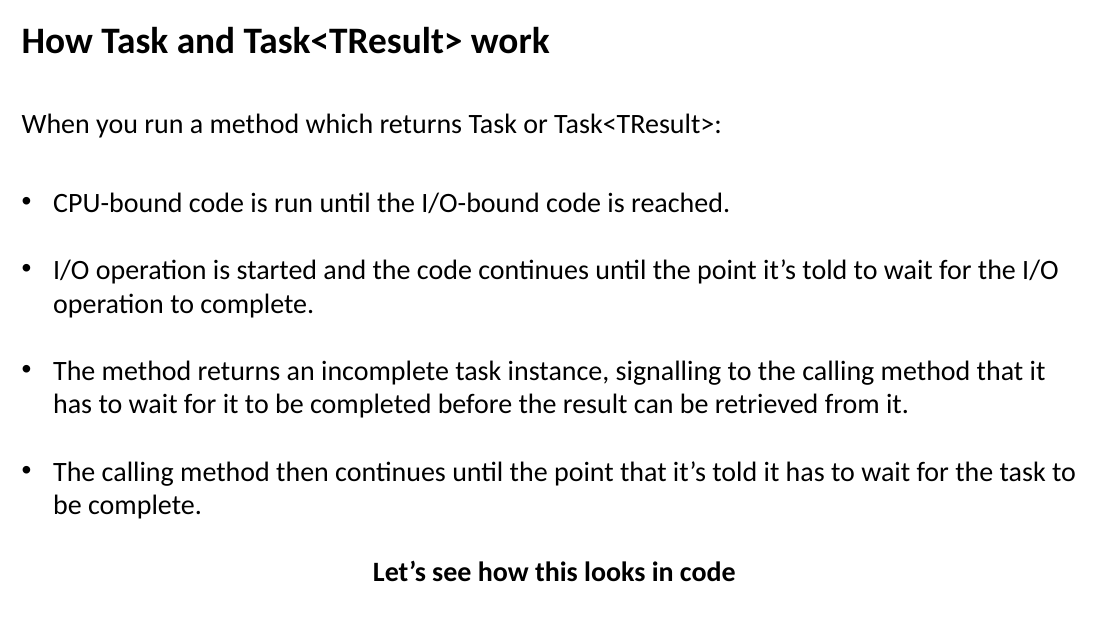
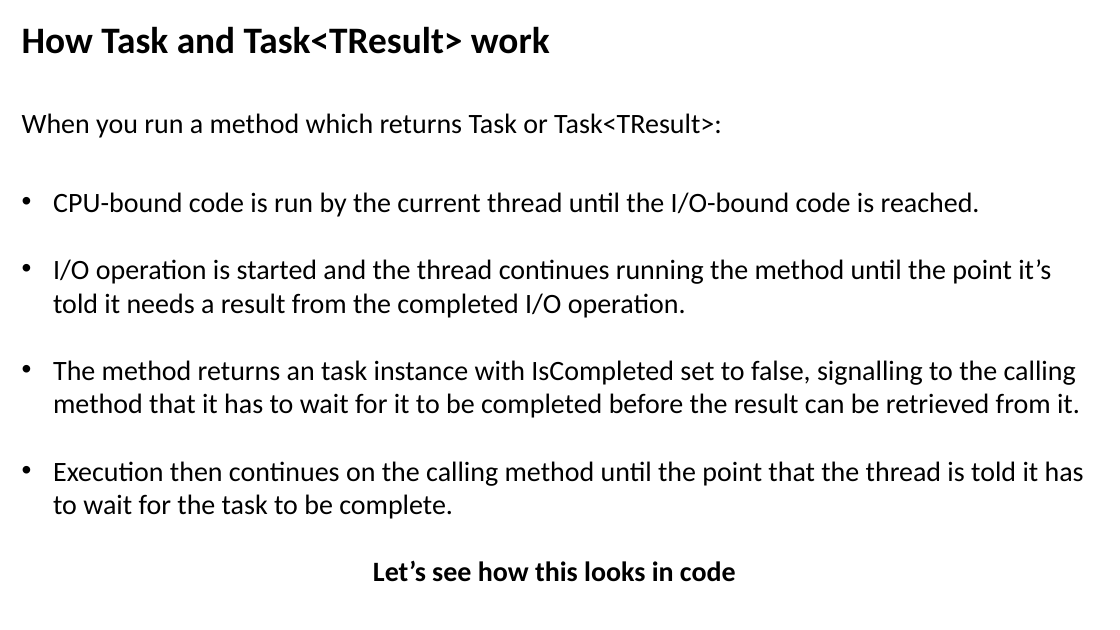
Before and after one commit to JoshKain/AsyncAwaitQuiz, a slide deck: slide 14 of Async and await presentation.pptx. Drawn at 1120x630 pixels with LibreOffice and Linux fonts; fonts in the diff are those of the drawing. Boxes give left, top, right and bottom in pixels: in the first picture for what was removed or moved away, otherwise in the second. Text is boxed around its words. In the diff, an @@ line names an element or a change of style, - is before the commit and + after.

Commit message:
Updated slides and code examples for synchronous operations

```diff
--- a/Async and await presentation.pptx
+++ b/Async and await presentation.pptx
@@ text at (53, 192, 1084, 519): text changed @@
-• CPU-bound code is run until the I/O-bound code is reached.
-• I/O operation is started and the code continues until the point it’s told to wait for the I/O operation to complete.
-• The method returns an incomplete task instance, signalling to the calling method that it has to wait for it to be completed before the result can be retrieved from it.
-• The calling method then continues until the point that it’s told it has to wait for the task to be complete.
+• CPU-bound code is run by the current thread until the I/O-bound code is reached.
+• I/O operation is started and the thread continues running the method until the point it’s told it needs a result from the completed I/O operation.
+• The method returns an task instance with IsCompleted set to false, signalling to the calling method that it has to wait for it to be completed before the result can be retrieved from it.
+• Execution then continues on the calling method until the point that the thread is told it has to wait for the task to be complete.
```
Also in this commit, not shown: 3 other files.
